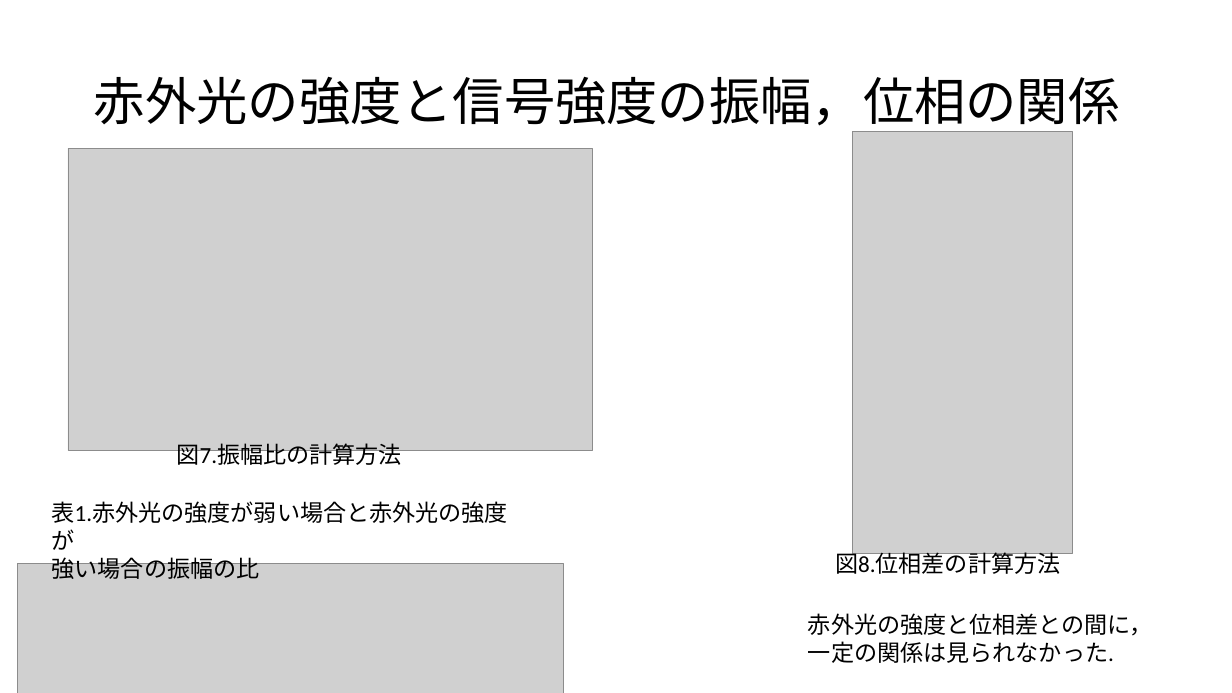
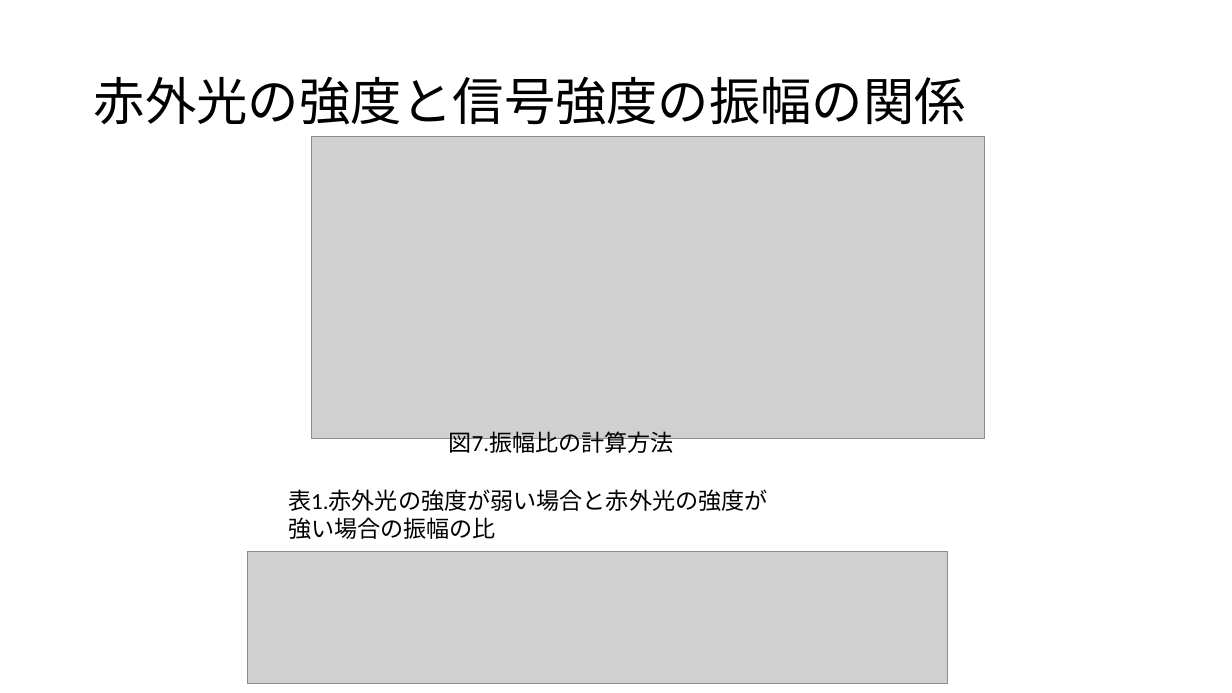
Before and after one commit to Appelingo/Data_Analyze, a slide deck: slide 6 of 発表.pptx. Drawn at 1232x693 pixels with LibreOffice and Linux fonts; fonts in the diff are those of the drawing; grey boxes stand for pictures. Boxes give left, top, right and bottom in pixels: in the first picture for what was removed or moved away, otherwise in the second. Text is boxed around its words. In the diff, an @@ line names an element or a change of style, - is before the commit and + after.

```diff
--- a/発表.pptx
+++ b/発表.pptx
@@ title at <box>94,77,966,125</box>: text changed @@
-赤外光の強度と信号強度の振幅，位相の関係
+赤外光の強度と信号強度の振幅の関係
@@ picture: place and size @@
-picture at <box>68,148,592,450</box>
+picture at <box>311,136,985,438</box>
@@ picture removed at <box>853,131,1072,553</box> @@
@@ text "図7.振幅比の計算方法": place and size @@
-text "図7.振幅比の計算方法" at <box>177,443,402,469</box>
+text "図7.振幅比の計算方法" at <box>448,431,673,457</box>
@@ text "表1.赤外光の強度が弱い場合と赤外光の強度が" rewrapped from <box>52,501,508,579</box> to <box>288,489,768,539</box> @@
@@ picture: place and size @@
-picture at <box>18,564,564,693</box>
+picture at <box>247,552,948,683</box>
@@ text removed at <box>835,549,1060,574</box> @@
-図8.位相差の計算方法
@@ text removed at <box>808,613,1153,663</box> @@
-赤外光の強度と位相差との間に，
-一定の関係は見られなかった.
```
Also in this commit, not shown: 1 other slide changed, 5 slides added.
